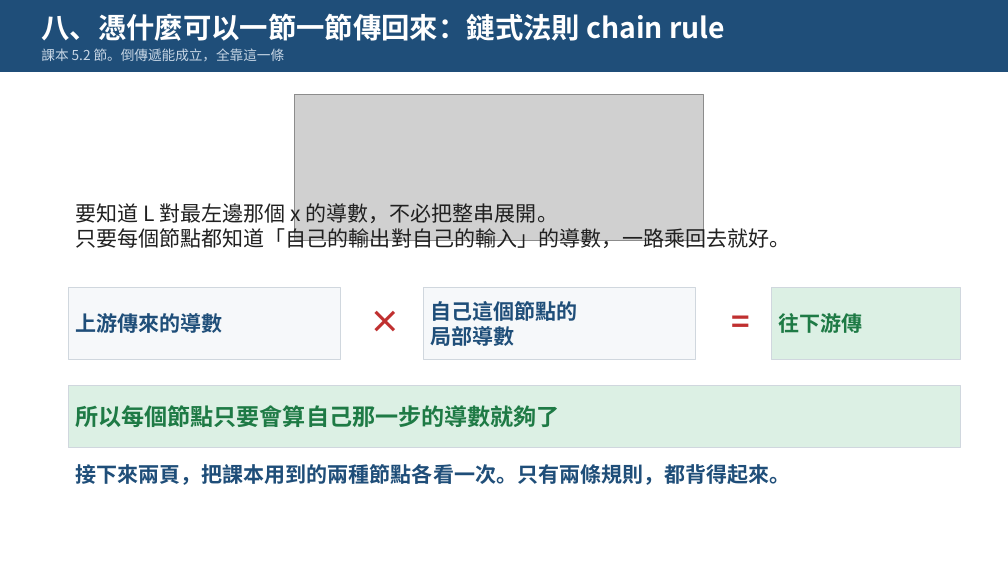
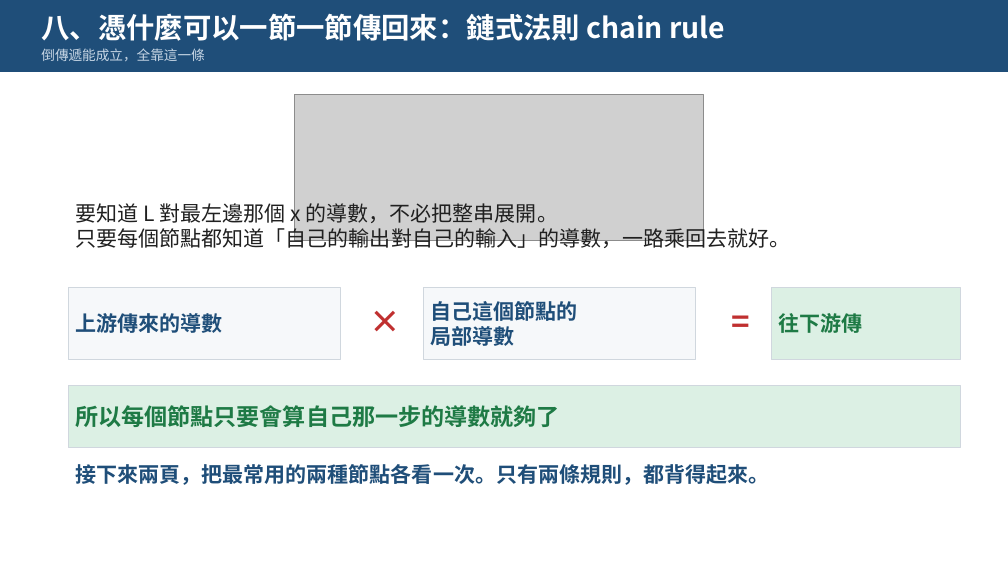
Before and after one commit to pychang-ai/115-1_DLMA, a slide deck: slide 10 of topics/backprop/課外主題_倒傳遞演算法.pptx. Drawn at 1008x567 pixels with LibreOffice and Linux fonts; fonts in the diff are those of the drawing; grey boxes stand for pictures. Boxes give left, top, right and bottom in pixels: in the first picture for what was removed or moved away, otherwise in the second. Text is boxed around its words. In the diff, an @@ line names an element or a change of style, - is before the commit and + after.

```diff
--- a/topics/backprop/課外主題_倒傳遞演算法.pptx
+++ b/topics/backprop/課外主題_倒傳遞演算法.pptx
@@ text at <box>41,48,204,61</box>: text changed @@
-課本 5.2 節。倒傳遞能成立，全靠這一條
+倒傳遞能成立，全靠這一條
@@ text at <box>75,464,769,485</box>: text changed @@
-接下來兩頁，把課本用到的兩種節點各看一次。只有兩條規則，都背得起來。
+接下來兩頁，把最常用的兩種節點各看一次。只有兩條規則，都背得起來。
```
Also in this commit, not shown: 12 other slides changed, 23 other files.
